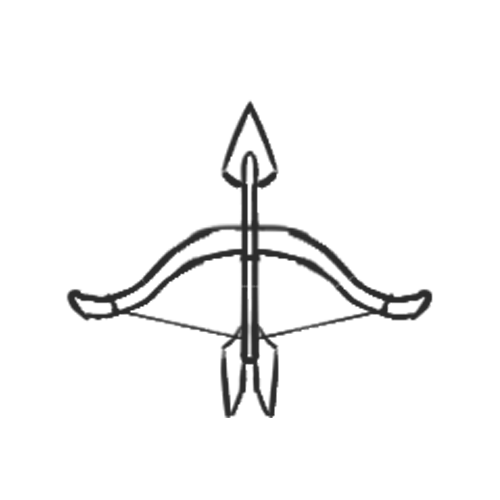
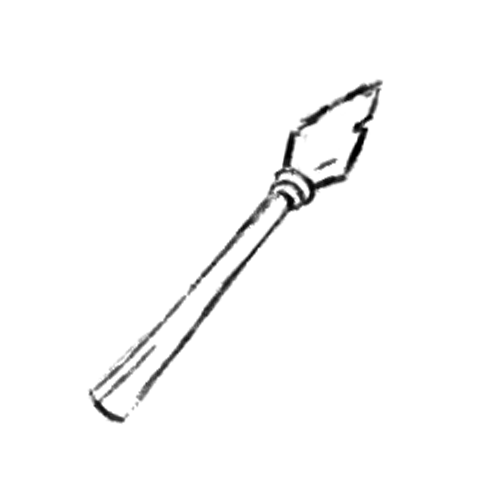
Layered file, before and after one edit (500 x 500). Changes by layer:
added group "tools" (1st of 2) with 6 layers above "actions" over [66, 78, 433, 425]
added layer "spaer" in group "tools" over [87, 78, 384, 425]
hid "hunting", moved it into group "actions" over [66, 99, 433, 418]
